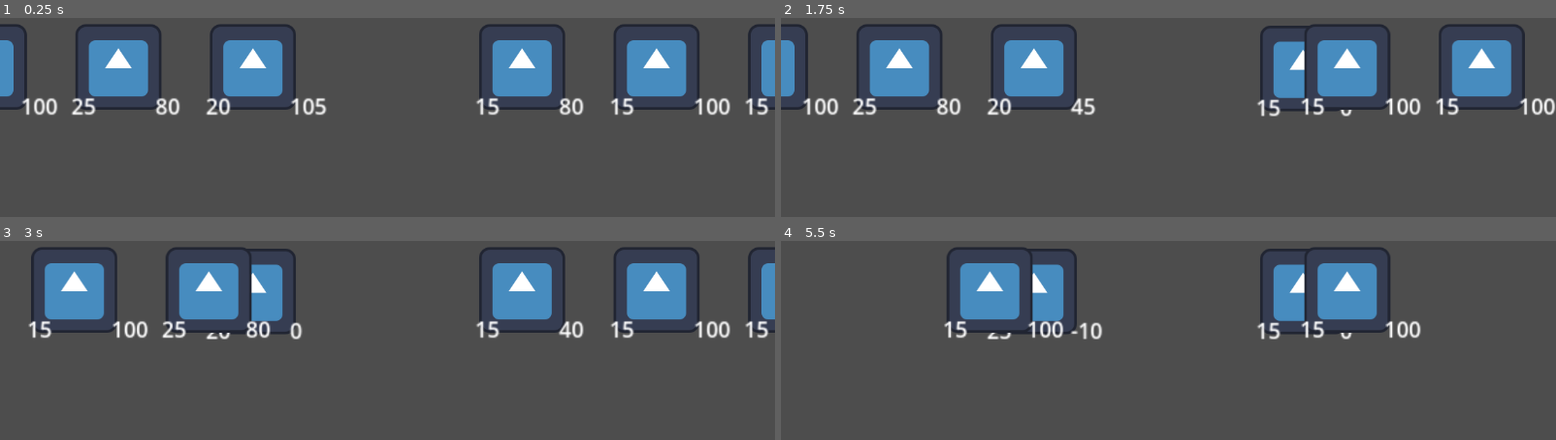
Above: before the commit, frames 1-4 (two rows, left to right).
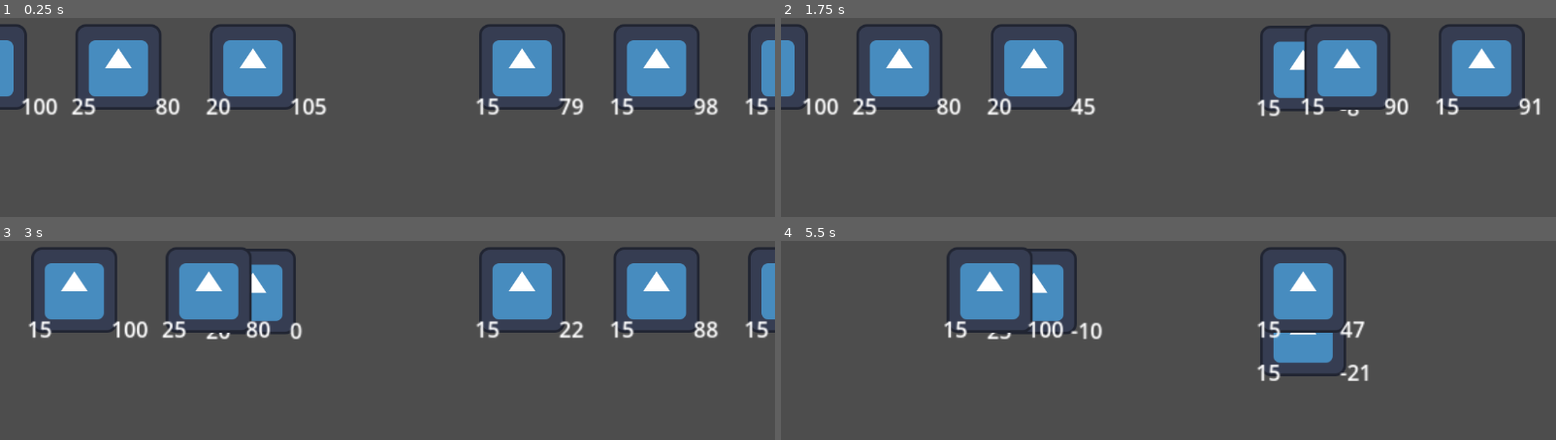
Above: after the commit, the same moments.

Repository: gknutson1/mass-effect-3
Game: Godot game, scene res://battle.tscn
Same seed, same stepped clock (60 frames per second), same inputs: the game is played once before the commit and once after it. The engine's default icon, where the game draws it, is replaced by a stand-in: a white triangle on a blue panel in a dark square.
Inputs:
- Up to frame 1 (0.25 s): no input
- Up to frame 2 (1.75 s): tap Enter at 1.25 s
- Up to frame 3 (3 s): no input
- Up to frame 4 (5.5 s): no input

The runs differ from the first frame. In frame 1, 0.4% of the frame differs, in the area x 72-95%, y 40-50%; in frame 2, 0.5%; in frame 3, 0.4%; in frame 4, 5.1%, in the area x 61-83%, y 2-71%.

Commit message:
archer ability added

Diff:
--- a/BattleManager.gd
+++ b/BattleManager.gd
@@ -74,11 +74,11 @@
 	attacker2.health -= attacker1.attack
 
 	#NOTE: We will have to repeat. Character abilities may trigger character abilities. Can't loop once.
-	#for character in team1:
-		#character.execute_abilities(self)
+	for character in team1:
+		character.execute_abilities(self)
 		#
-	#for character in team2:
-		#character.execute_abilities(self)
+	for character in team2:
+		character.execute_abilities(self)
 
 	var kill1 = team1.filter(is_dead)
 	var kill2 = team2.filter(is_dead)
--- a/Character.gd
+++ b/Character.gd
@@ -14,6 +14,8 @@
 var velocity: Vector2 = Vector2.ZERO  # Physics property
 var dead: bool = false  # State check if dead
 var gravity: float = 500.0  # Gravity strength
+var abilities = []
+var archer: ability_archer
 
 @onready
 var health_label = get_node("HealthLabel")
@@ -26,6 +28,7 @@
 	self.health = health
 	self.attack = attack
 	self.defense = defense
+	archer = ability_archer.new()
 	update_labels()
 
 func update_labels():
@@ -62,3 +65,6 @@
 	position += velocity * delta
 	if position.y > get_viewport_rect().size.y + 100:  # Check if out of screen
 		queue_free()  # Remove the node from the scene
+func execute_abilities(battle: BattleManager):
+	archer.createTarget(battle)
+	archer.ExecuteAbility(battle)
--- a/ability_archer.gd
+++ b/ability_archer.gd
@@ -1,9 +1,15 @@
 extends ability
-class_name archerability
+class_name ability_archer
 
 var rng = RandomNumberGenerator.new()
 var randomTarget = 0;
+
+func initialize():
+	pass
+
 func createTarget(battle: BattleManager):
 	randomTarget = rng.randf_range(0, battle.team2.size())
+
 func ExecuteAbility(battle: BattleManager):
+	print(randomTarget)
 	battle.team2[randomTarget].health -= 1
